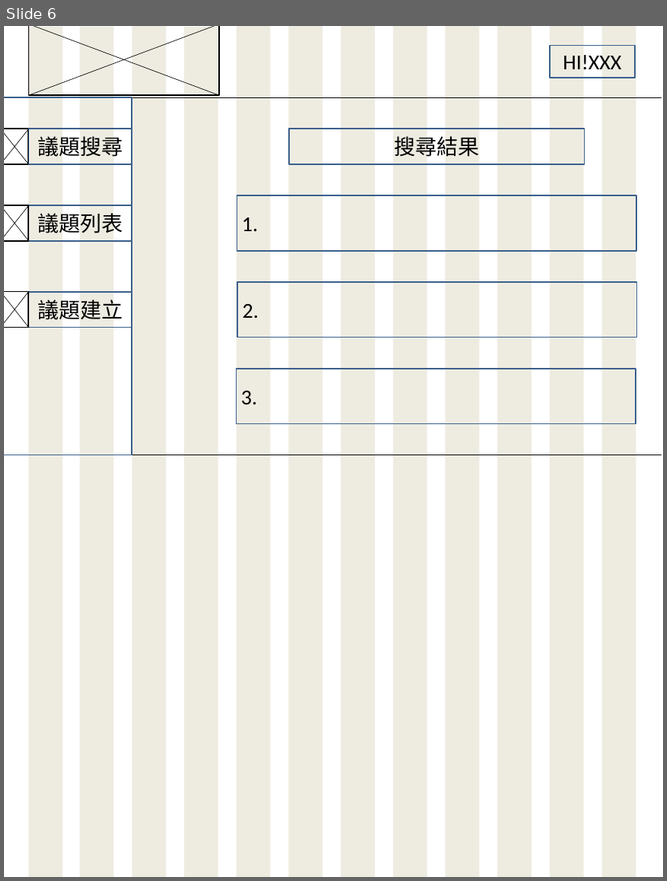
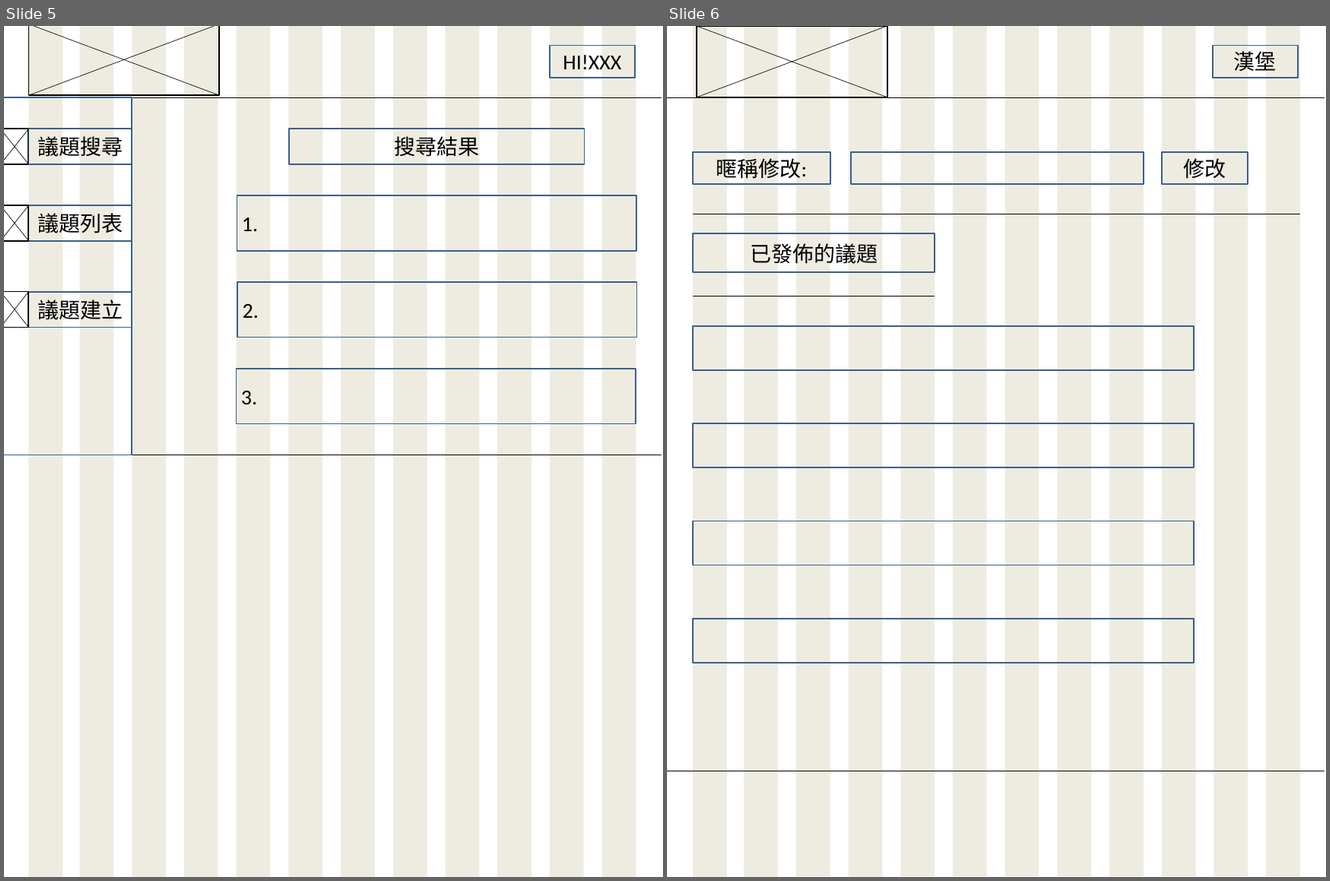
Before and after one commit to s60912frank/F2E-FinalProject, a slide deck: design/Bigsize.pptx. Shown side by side, each under a label of ours: slide 6 before the commit, slides 5 and 6 after it. The pictures are 667x881 and 1330x881 pixels, drawn with LibreOffice and Linux fonts; fonts in the diff are those of the drawing. Boxes give left, top, right and bottom in pixels: in the first picture for what was removed or moved away, otherwise in the second. Text is boxed around its words. In the diff, an @@ line names an element or a change of style, - is before the commit and + after.

```diff
--- a/design/Bigsize.pptx
+++ b/design/Bigsize.pptx
@@ slide 6 added at bbox=[667, 26, 1326, 877], background #FFFFFF @@
@@ rectangle added at bbox=[697, 26, 887, 97], outline #000000 2 pt @@
@@ line added from (697, 26) to (887, 97), #000000 0.75 pt @@
@@ line added from (887, 26) to (697, 97), #000000 0.75 pt @@
@@ group added at bbox=[693, 26, 1300, 877]: 12 rectangles @@
@@ rectangle added at bbox=[1213, 45, 1297, 78], outline #3A5F8C 2 pt, 31 pt, text #000000 @@
+漢堡
@@ line added from (667, 97) to (1324, 97), #000000 0.75 pt @@
@@ rectangle added at bbox=[693, 152, 830, 184], outline #3A5F8C 2 pt, 31 pt, text #000000 @@
+暱稱修改:
@@ rectangle added at bbox=[851, 152, 1144, 184], outline #3A5F8C 2 pt @@
@@ rectangle added at bbox=[1162, 152, 1248, 184], outline #3A5F8C 2 pt, 31 pt, text #000000 @@
+修改
@@ line added from (693, 214) to (1300, 214), #000000 0.75 pt @@
@@ rectangle added at bbox=[693, 233, 935, 272], outline #3A5F8C 2 pt, 31 pt, text #000000 @@
+已發佈的議題
@@ line added from (693, 296) to (935, 296), #000000 0.75 pt @@
@@ rectangle added at bbox=[693, 326, 1193, 370], outline #3A5F8C 2 pt @@
@@ rectangle added at bbox=[693, 423, 1193, 467], outline #3A5F8C 2 pt @@
@@ rectangle added at bbox=[693, 521, 1193, 565], outline #3A5F8C 2 pt @@
@@ rectangle added at bbox=[693, 618, 1193, 662], outline #3A5F8C 2 pt @@
@@ line added from (667, 770) to (1324, 770), #000000 0.75 pt @@
@@ what was slide 6 is now slide 5 @@
```
Also in this commit, not shown: 4 slides changed, 1 other slide added, 2 slides removed.
